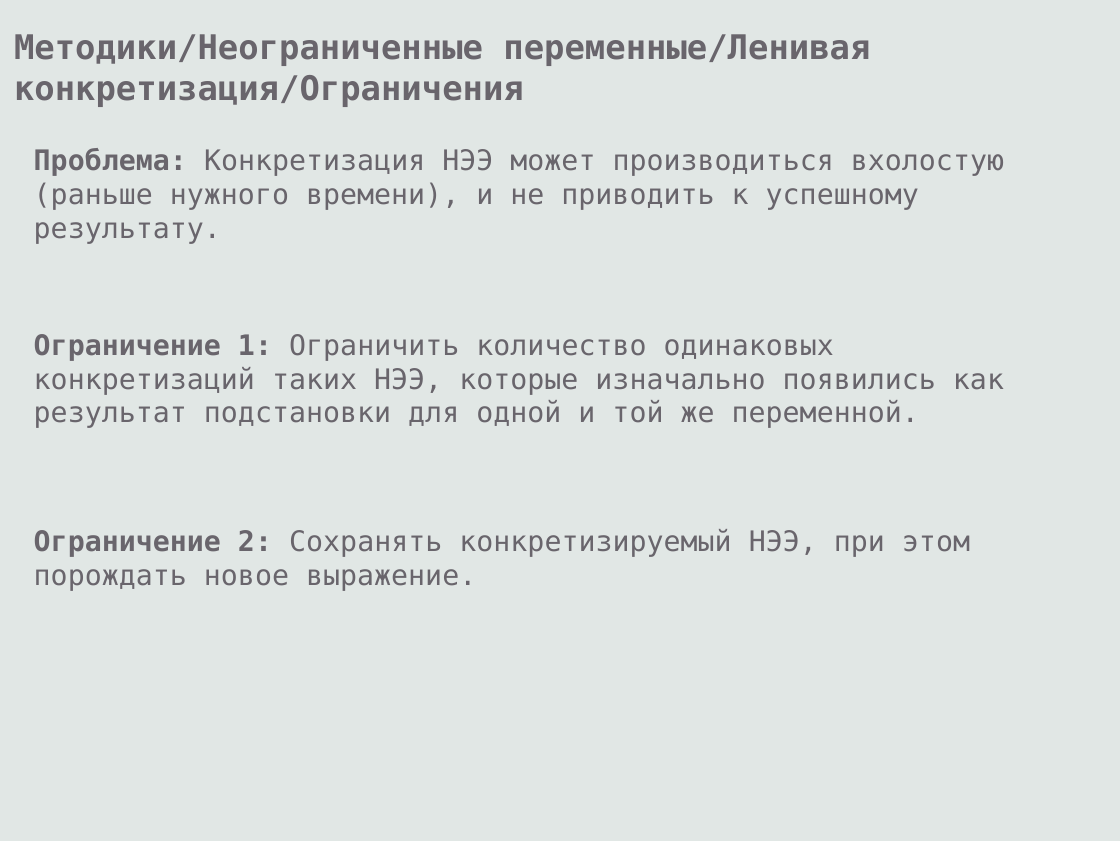
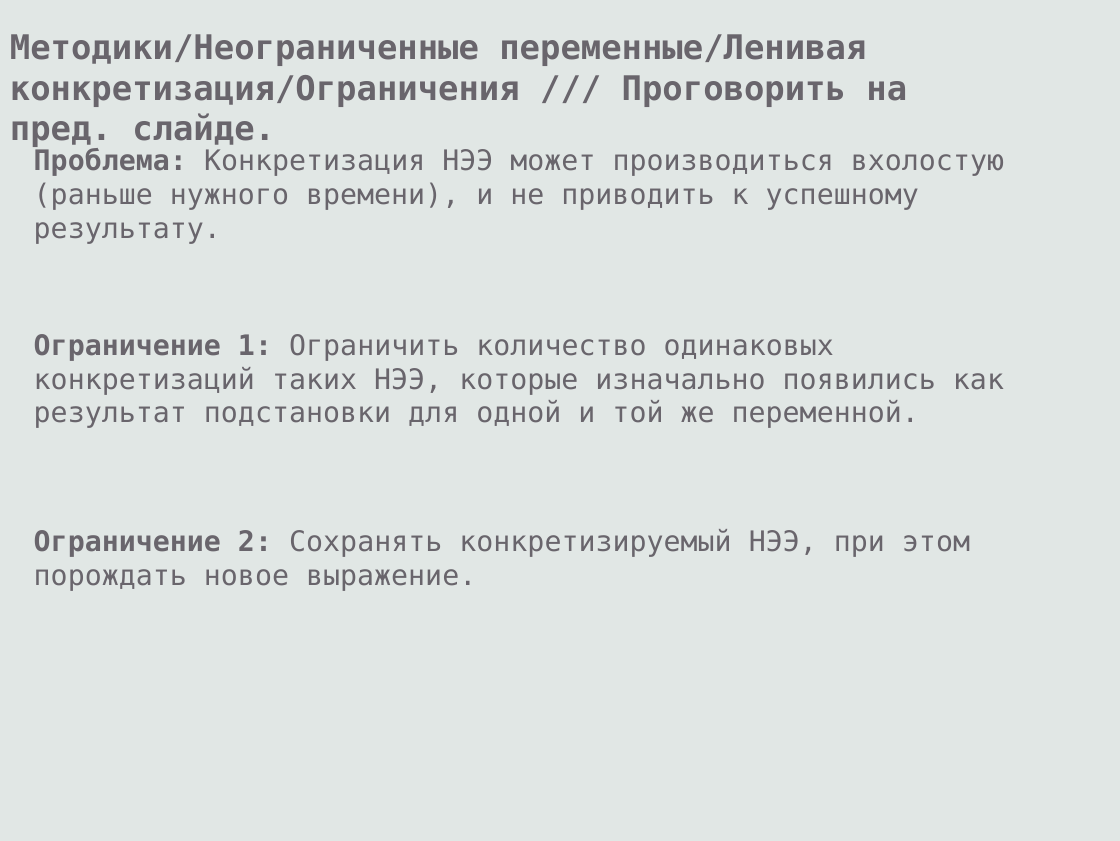
Before and after one commit to eugeneai/prisnif, a slide deck: slide 35 of brick/pres/pacman.odp (slide 37 before the commit). Drawn at 1120x841 pixels with LibreOffice and Linux fonts; fonts in the diff are those of the drawing. Boxes give left, top, right and bottom in pixels: in the first picture for what was removed or moved away, otherwise in the second. Text is boxed around its words. In the diff, an @@ line names an element or a change of style, - is before the commit and + after.

```diff
--- a/brick/pres/pacman.odp
+++ b/brick/pres/pacman.odp
@@ text at bbox=[10, 34, 907, 147]: text changed @@
-Методики/Неограниченные переменные/Ленивая конкретизация/Ограничения
+Методики/Неограниченные переменные/Ленивая конкретизация/Ограничения /// Проговорить на пред. слайде.
```
Also in this commit, not shown: 29 other slides changed, 1 slide added, 3 slides removed.
